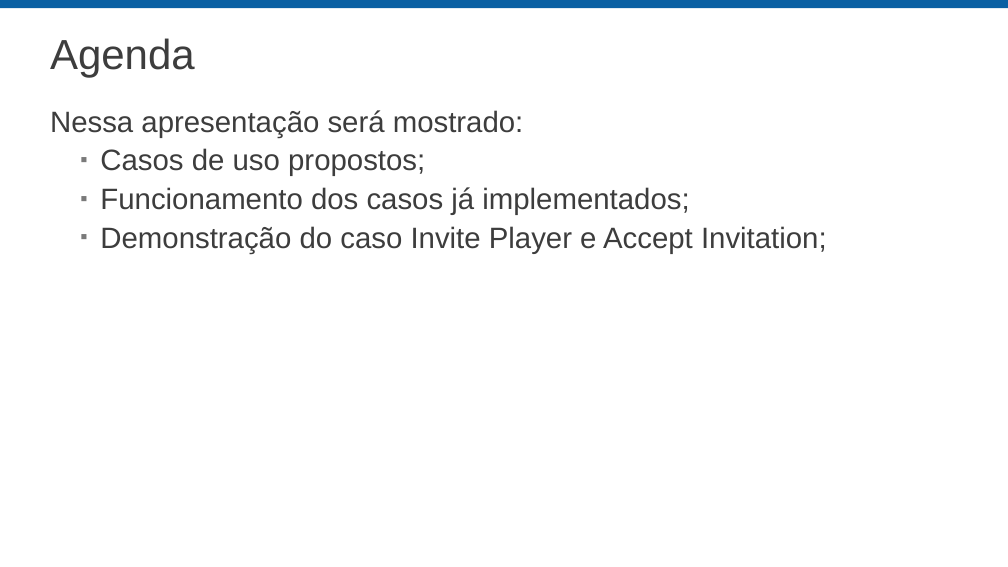
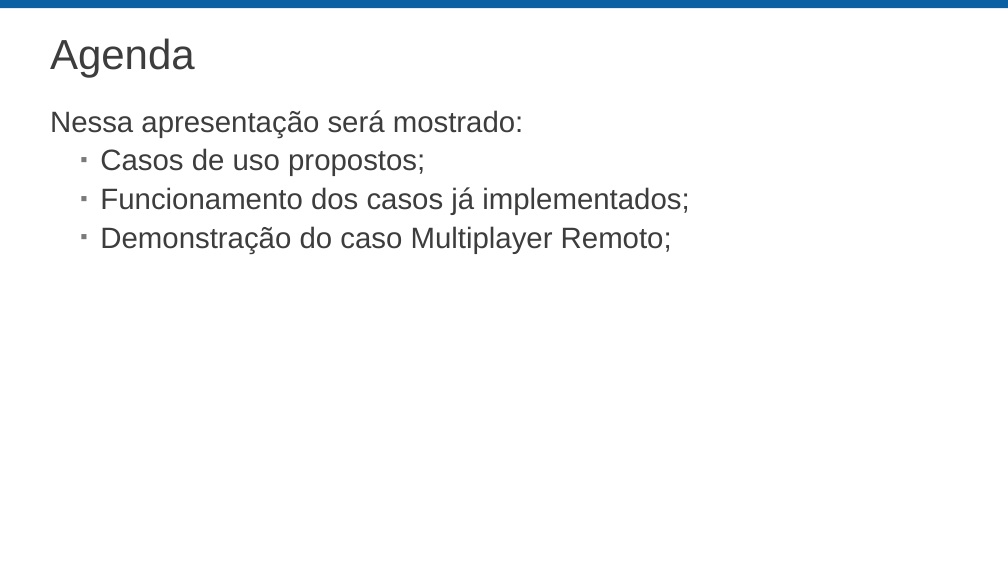
Before and after one commit to ligiatersitano/Jogo-da-Velha, a slide deck: slide 3 of documentation/MVP - Tic Tac Toe.pptx. Drawn at 1008x567 pixels with LibreOffice and Linux fonts; fonts in the diff are those of the drawing; background and template pictures are left out. Boxes give left, top, right and bottom in pixels: in the first picture for what was removed or moved away, otherwise in the second. Text is boxed around its words. In the diff, an @@ line names an element or a change of style, - is before the commit and + after.

Commit message:
1. Apresentação MVP 06

```diff
--- a/documentation/MVP - Tic Tac Toe.pptx
+++ b/documentation/MVP - Tic Tac Toe.pptx
@@ text at [100,226,672,254]: text changed @@
-  ▪ Demonstração do caso Invite Player e Accept Invitation;
+  ▪ Demonstração do caso Multiplayer Remoto;
```
Also in this commit, not shown: 1 other slide changed.
